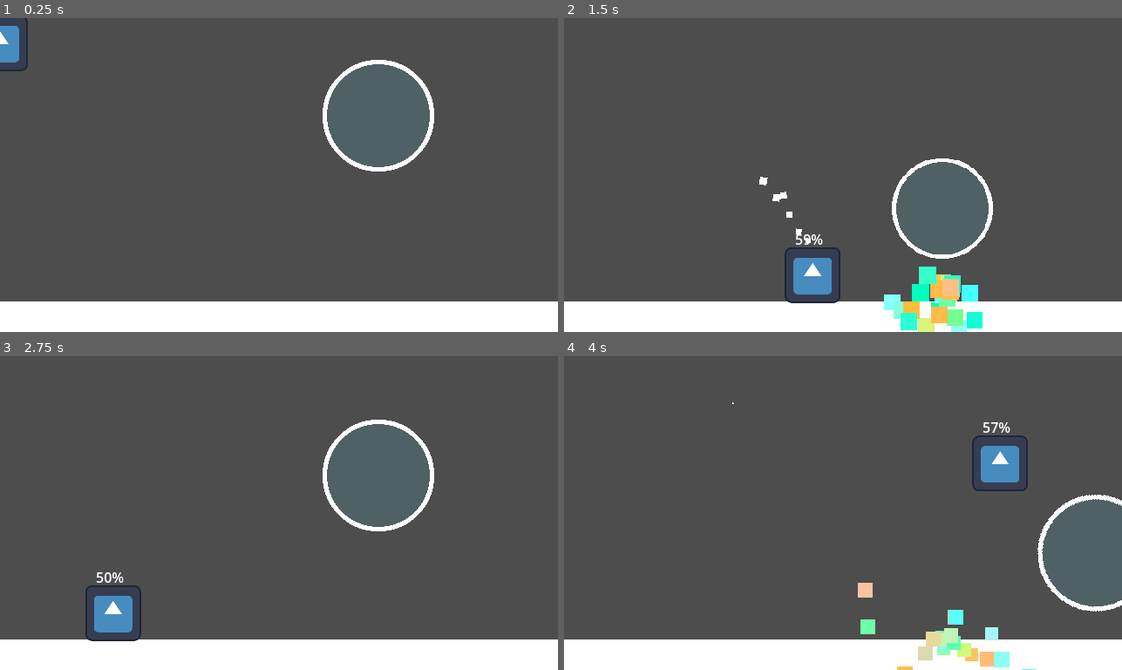
Above: before the commit, frames 1-4 (two rows, left to right).
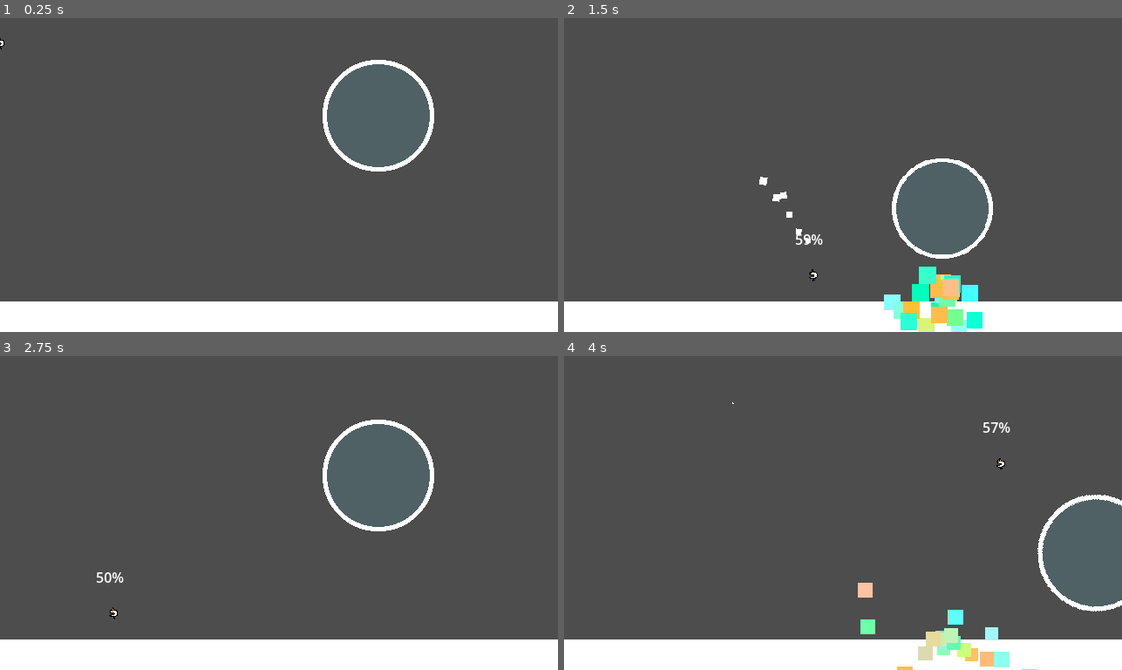
Above: after the commit, the same moments.

Repository: ron0studios/Global-Game-Jam-2025
Game: Godot game, scene res://objects/sandbox.tscn
The game is run twice, just before and just after one commit, with the same random seed, the same clock (stepped at 60 frames per second) and the same inputs. The engine's default icon, where the game draws it, is replaced by a stand-in: a white triangle on a blue panel in a dark square.
Inputs (mouse positions are in pixels of both pictures, inside the frame that each line leads up to):
- Up to frame 1 (0.25 s): no input
- Up to frame 2 (1.5 s): move the mouse to (965, 159) at 0.52 s; hold Space (blow) 0.53-1.28 s; hold Right (ui_right) from 0.53 s (still down); tap W (jump) at 0.77 s; move the mouse to (731, 190) at 1.27 s; tap Space (blow) at 1.35 s
- Up to frame 3 (2.75 s): tap W (jump) at 1.52 s; move the mouse to (334, 443) at 2.02 s; release Right (ui_right) at 2.03 s; hold Left (ui_left) from 2.03 s (still down); hold Space (blow) from 2.03 s (still down)
- Up to frame 4 (4 s): move the mouse to (815, 575) at 2.77 s; release Left (ui_left) at 2.78 s; release Space (blow) at 2.78 s; hold Right (ui_right) from 2.78 s (still down); tap Space (blow) at 2.85 s; tap W (jump) at 3.02, 3.77 s; move the mouse to (1010, 560) at 3.52 s; hold Space (blow) from 3.53 s (still down)

The runs differ from the first frame. In frame 1, 0.5% of the frame differs, in the area x 0-5%, y 0-17%; in frame 2, 1.0%; in frame 3, 1.0%, in the area x 15-26%, y 73-91%; in frame 4, 1.0%.

Commit message:
add player anim
we're so back

Diff:
--- a/objects/player.tscn
+++ b/objects/player.tscn
@@ -1,9 +1,38 @@
-[gd_scene load_steps=7 format=3 uid="uid://5hhqv1ty5cr2"]
+[gd_scene load_steps=15 format=3 uid="uid://5hhqv1ty5cr2"]
 
 [ext_resource type="Script" path="res://player.gd" id="1_1uga2"]
 [ext_resource type="Texture2D" uid="uid://d5gw5bael405" path="res://icon.svg" id="1_nn3tg"]
+[ext_resource type="Texture2D" uid="uid://ctfpdlxbeg7qt" path="res://assets/player.png" id="3_po0rm"]
 
 [sub_resource type="RectangleShape2D" id="RectangleShape2D_f0w82"]
+
+[sub_resource type="AtlasTexture" id="AtlasTexture_3xmbg"]
+atlas = ExtResource("3_po0rm")
+region = Rect2(0, 0, 32, 32)
+
+[sub_resource type="AtlasTexture" id="AtlasTexture_1bfcg"]
+atlas = ExtResource("3_po0rm")
+region = Rect2(32, 0, 32, 32)
+
+[sub_resource type="AtlasTexture" id="AtlasTexture_1pgtm"]
+atlas = ExtResource("3_po0rm")
+region = Rect2(64, 0, 32, 32)
+
+[sub_resource type="AtlasTexture" id="AtlasTexture_fqoq7"]
+atlas = ExtResource("3_po0rm")
+region = Rect2(0, 0, 32, 32)
+
+[sub_resource type="AtlasTexture" id="AtlasTexture_n4r16"]
+atlas = ExtResource("3_po0rm")
+region = Rect2(96, 0, 32, 32)
+
+[sub_resource type="AtlasTexture" id="AtlasTexture_dwr4t"]
+atlas = ExtResource("3_po0rm")
+region = Rect2(0, 32, 32, 32)
+
+[sub_resource type="AtlasTexture" id="AtlasTexture_q60ql"]
+atlas = ExtResource("3_po0rm")
+region = Rect2(32, 32, 32, 32)
 
 [sub_resource type="SpriteFrames" id="SpriteFrames_y1w2h"]
 animations = [{
@@ -13,6 +42,37 @@
 }],
 "loop": true,
 "name": &"default",
+"speed": 5.0
+}, {
+"frames": [{
+"duration": 1.0,
+"texture": SubResource("AtlasTexture_3xmbg")
+}, {
+"duration": 1.0,
+"texture": SubResource("AtlasTexture_1bfcg")
+}, {
+"duration": 1.0,
+"texture": SubResource("AtlasTexture_1pgtm")
+}],
+"loop": true,
+"name": &"idle",
+"speed": 10.0
+}, {
+"frames": [{
+"duration": 1.0,
+"texture": SubResource("AtlasTexture_fqoq7")
+}, {
+"duration": 1.0,
+"texture": SubResource("AtlasTexture_n4r16")
+}, {
+"duration": 1.0,
+"texture": SubResource("AtlasTexture_dwr4t")
+}, {
+"duration": 1.0,
+"texture": SubResource("AtlasTexture_q60ql")
+}],
+"loop": true,
+"name": &"turn",
 "speed": 5.0
 }]
 
@@ -34,6 +94,8 @@
 [node name="AnimatedSprite2D" type="AnimatedSprite2D" parent="."]
 scale = Vector2(0.5, 0.5)
 sprite_frames = SubResource("SpriteFrames_y1w2h")
+animation = &"turn"
+frame_progress = 0.404462
 
 [node name="Label" type="Label" parent="."]
 anchors_preset = 7
Not shown, added: assets/player.png.import
